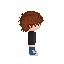
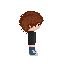
Layered file, before and after one edit (64 x 64). Changes by layer:
painted on "Capa de pintura 13" over [18, 13, 42, 34]
